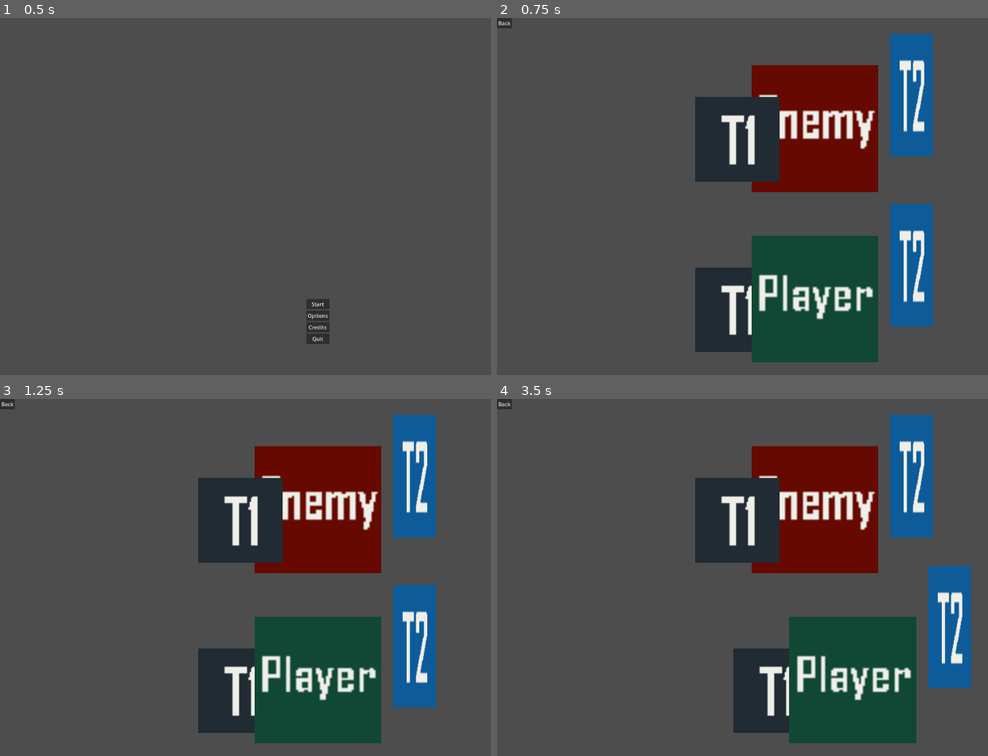
Above: before the commit, frames 1-4 (two rows, left to right).
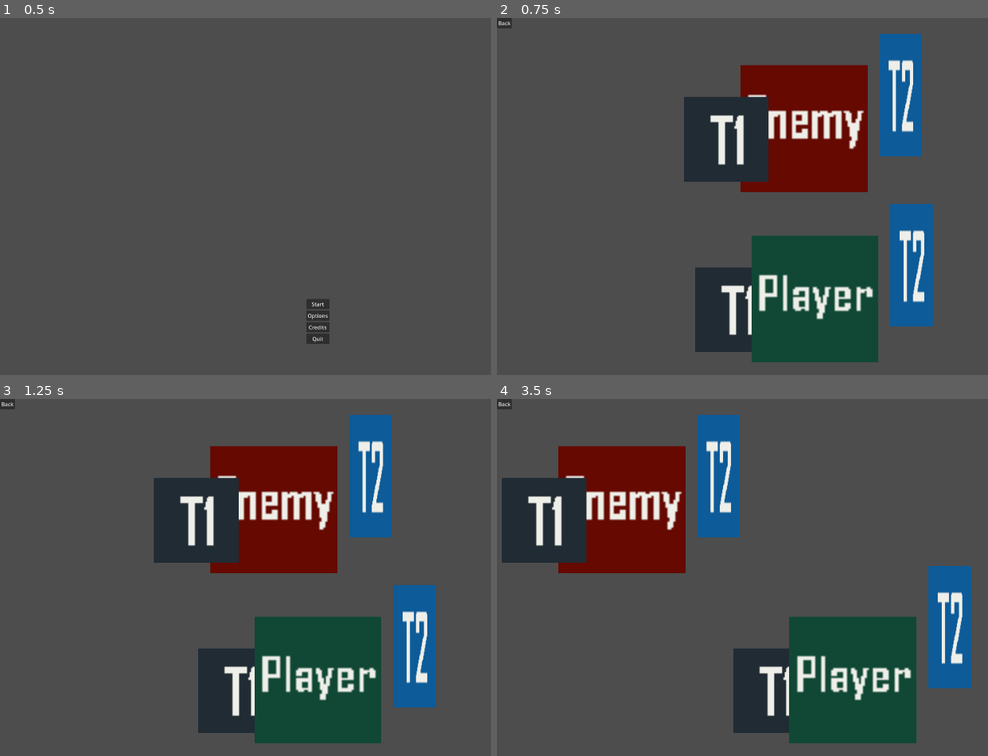
Above: after the commit, the same moments.

Repository: sentientfish/brackygamejam20251
Game: Godot game, scene res://scenes/menu.tscn
Same seed, same stepped clock (60 frames per second), same inputs: the game is played once before the commit and once after it.
Inputs:
- Up to frame 1 (0.5 s): no input
- Up to frame 2 (0.75 s): click "Start" at 0.5 s
- Up to frame 3 (1.25 s): no input
- Up to frame 4 (3.5 s): hold D (move_right) 1.28-2.03 s; tap K (attack) at 1.35, 2.3, 2.85 s; tap J (block) at 1.55, 2.1, 3.05 s; hold S (target_down) 2.03-2.78 s; hold D (move_right) from 2.78 s (still down)

Frame 1 is identical in both runs. In frame 2, 6.1% of the frame differs, in the area x 38-89%, y 4-49%; in frame 3, 14%; in frame 4, 28%, in the area x 0-89%, y 4-49%.

Commit message:
dummy enemy and wall boundaries

Diff:
--- a/scenes/arena.tscn
+++ b/scenes/arena.tscn
@@ -1,15 +1,14 @@
-[gd_scene load_steps=7 format=3 uid="uid://cuaglt8wdr002"]
+[gd_scene load_steps=6 format=3 uid="uid://cuaglt8wdr002"]
 
 [ext_resource type="PackedScene" uid="uid://ch8wdr4iyy5qv" path="res://scenes/player.tscn" id="1_1kr8c"]
 [ext_resource type="Script" path="res://scripts/arena.gd" id="1_om0ey"]
 [ext_resource type="PackedScene" uid="uid://d2keyc5bivfqk" path="res://scenes/enemy.tscn" id="2_yu7fl"]
 
-[sub_resource type="PhysicsMaterial" id="PhysicsMaterial_r1deg"]
+[sub_resource type="PhysicsMaterial" id="PhysicsMaterial_40apj"]
 
-[sub_resource type="RectangleShape2D" id="RectangleShape2D_7vdn6"]
-size = Vector2(221.5, 1080)
-
-[sub_resource type="PhysicsMaterial" id="PhysicsMaterial_ixp6r"]
+[sub_resource type="WorldBoundaryShape2D" id="WorldBoundaryShape2D_bq4ab"]
+normal = Vector2(0.99999, -0.00458711)
+distance = 2.29814
 
 [node name="Arena" type="Node2D"]
 script = ExtResource("1_om0ey")
@@ -17,20 +16,6 @@
 [node name="MarginContainer" type="MarginContainer" parent="."]
 offset_right = 1920.0
 offset_bottom = 1080.0
-
-[node name="LeftWall" type="RigidBody2D" parent="MarginContainer"]
-physics_material_override = SubResource("PhysicsMaterial_r1deg")
-
-[node name="LeftWallCollision" type="CollisionShape2D" parent="MarginContainer/LeftWall"]
-position = Vector2(111.25, 540)
-shape = SubResource("RectangleShape2D_7vdn6")
-
-[node name="RightWall" type="RigidBody2D" parent="MarginContainer"]
-physics_material_override = SubResource("PhysicsMaterial_ixp6r")
-
-[node name="RightWallCollision" type="CollisionShape2D" parent="MarginContainer/RightWall"]
-position = Vector2(1809, 540)
-shape = SubResource("RectangleShape2D_7vdn6")
 
 [node name="Player" parent="." instance=ExtResource("1_1kr8c")]
 position = Vector2(960, 850)
@@ -45,4 +30,16 @@
 offset_bottom = 8.0
 text = "Back"
 
+[node name="ArenaBoundary" type="StaticBody2D" parent="."]
+physics_material_override = SubResource("PhysicsMaterial_40apj")
+
+[node name="LeftBoundary" type="CollisionShape2D" parent="ArenaBoundary"]
+position = Vector2(0, 590)
+shape = SubResource("WorldBoundaryShape2D_bq4ab")
+
+[node name="LeftBoundary2" type="CollisionShape2D" parent="ArenaBoundary"]
+position = Vector2(1920, 590)
+rotation = -3.14159
+shape = SubResource("WorldBoundaryShape2D_bq4ab")
+
 [connection signal="pressed" from="ArenaBackButton" to="." method="_on_arena_back_button_pressed"]
--- a/scenes/enemy.gd
+++ b/scenes/enemy.gd
@@ -14,17 +14,26 @@
 @export var stat_block_damage: float = 0.0
 @export var stat_speed: float = 200.0
 
+@export var current_health: float = stat_health
+@export var current_attack: float = stat_attack
+@export var current_block_damage: float = 0.0
+@export var current_speed: float = 200.0
+
 func _physics_process(delta: float) -> void:
-	pass
-	#velocity.x = move_direction * stat_speed
+	velocity.x = move_direction * stat_speed
 
-	#var collision_info = move_and_collide(velocity)
-	#if collision_info:
-		#move_direction *= -1
+	var collision_info = move_and_collide(velocity * delta)
+	if collision_info:
+		move_direction *= -1
 
 func attacked(damage: int, action_direction: Enums.ActionDirection):
 	print("Enemy being attacked! damage " + str(damage) + ", direction: " + str(action_direction))
 	if blocking[action_direction]:
-		print("Blocked the attack!")
+		print("Enemy blocked the attack!")
 	else:
-		print("Got hit!")
+		print("Enemy hit!")
+		current_health -= damage
+		print("Current enemy health: " + str(current_health))
+		if current_health <= 0:
+			print("Enemy died!")
+			queue_free()
--- a/scenes/player.tscn
+++ b/scenes/player.tscn
@@ -14,8 +14,8 @@
 [sub_resource type="RectangleShape2D" id="RectangleShape2D_qrqje"]
 size = Vector2(192, 76)
 
-[sub_resource type="RectangleShape2D" id="RectangleShape2D_0y04h"]
-size = Vector2(239, 42)
+[sub_resource type="RectangleShape2D" id="RectangleShape2D_xdwk7"]
+size = Vector2(238, 42)
 
 [sub_resource type="RectangleShape2D" id="RectangleShape2D_2hsp2"]
 size = Vector2(238.5, 42)
@@ -33,26 +33,26 @@
 tracks/0/type = "value"
 tracks/0/imported = false
 tracks/0/enabled = true
-tracks/0/path = NodePath("Sword/SwordAreaUp:monitoring")
-tracks/0/interp = 1
-tracks/0/loop_wrap = true
-tracks/0/keys = {
-"times": PackedFloat32Array(0, 0.25, 0.5),
-"transitions": PackedFloat32Array(1, 1, 1),
-"update": 1,
-"values": [false, true, false]
+tracks/0/path = NodePath("Sword/SwordSprite:position")
+tracks/0/interp = 1
+tracks/0/loop_wrap = true
+tracks/0/keys = {
+"times": PackedFloat32Array(0, 0.25, 0.5),
+"transitions": PackedFloat32Array(1, 1, 1),
+"update": 1,
+"values": [Vector2(146, -50), Vector2(146, -80), Vector2(146, -50)]
 }
 tracks/1/type = "value"
 tracks/1/imported = false
 tracks/1/enabled = true
-tracks/1/path = NodePath("Sword/SwordSprite:position")
+tracks/1/path = NodePath("Sword/SwordAreaUp:monitoring")
 tracks/1/interp = 1
 tracks/1/loop_wrap = true
 tracks/1/keys = {
 "times": PackedFloat32Array(0, 0.25, 0.5),
 "transitions": PackedFloat32Array(1, 1, 1),
 "update": 1,
-"values": [Vector2(146, -50), Vector2(146, -80), Vector2(146, -50)]
+"values": [false, true, false]
 }
 
 [sub_resource type="Animation" id="Animation_lld8y"]
@@ -60,19 +60,19 @@
 tracks/0/type = "value"
 tracks/0/imported = false
 tracks/0/enabled = true
-tracks/0/path = NodePath("Sword/SwordAreaUp:monitoring")
-tracks/0/interp = 1
-tracks/0/loop_wrap = true
-tracks/0/keys = {
-"times": PackedFloat32Array(0),
-"transitions": PackedFloat32Array(1),
-"update": 1,
-"values": [true]
+tracks/0/path = NodePath("Sword/SwordAreaMiddle:monitoring")
+tracks/0/interp = 1
+tracks/0/loop_wrap = true
+tracks/0/keys = {
+"times": PackedFloat32Array(0),
+"transitions": PackedFloat32Array(1),
+"update": 1,
+"values": [false]
 }
 tracks/1/type = "value"
 tracks/1/imported = false
 tracks/1/enabled = true
-tracks/1/path = NodePath("Sword/SwordAreaMiddle:monitoring")
+tracks/1/path = NodePath("Sword/SwordAreaDown:monitoring")
 tracks/1/interp = 1
 tracks/1/loop_wrap = true
 tracks/1/keys = {
@@ -84,38 +84,38 @@
 tracks/2/type = "value"
 tracks/2/imported = false
 tracks/2/enabled = true
-tracks/2/path = NodePath("Sword/SwordAreaDown:monitoring")
+tracks/2/path = NodePath("Sword/SwordSprite:position")
 tracks/2/interp = 1
 tracks/2/loop_wrap = true
 tracks/2/keys = {
 "times": PackedFloat32Array(0),
 "transitions": PackedFloat32Array(1),
-"update": 1,
-"values": [false]
+"update": 0,
+"values": [Vector2(146, -51)]
 }
 tracks/3/type = "value"
 tracks/3/imported = false
 tracks/3/enabled = true
-tracks/3/path = NodePath("Sword/SwordSprite:position")
+tracks/3/path = NodePath("Shield/ShieldSprite:position")
 tracks/3/interp = 1
 tracks/3/loop_wrap = true
 tracks/3/keys = {
 "times": PackedFloat32Array(0),
 "transitions": PackedFloat32Array(1),
 "update": 0,
-"values": [Vector2(146, -51)]
+"values": [Vector2(-117, 16)]
 }
 tracks/4/type = "value"
 tracks/4/imported = false
 tracks/4/enabled = true
-tracks/4/path = NodePath("Shield/ShieldSprite:position")
+tracks/4/path = NodePath("Sword/SwordAreaUp:monitoring")
 tracks/4/interp = 1
 tracks/4/loop_wrap = true
 tracks/4/keys = {
 "times": PackedFloat32Array(0),
 "transitions": PackedFloat32Array(1),
-"update": 0,
-"values": [Vector2(-117, 16)]
+"update": 1,
+"values": [false]
 }
 
 [sub_resource type="Animation" id="Animation_f7bs3"]
@@ -274,10 +274,11 @@
 texture = ExtResource("3_whgb4")
 
 [node name="SwordAreaUp" type="Area2D" parent="Sword"]
+monitoring = false
 
 [node name="SwordCollisionUp" type="CollisionShape2D" parent="Sword/SwordAreaUp"]
 position = Vector2(0, -345)
-shape = SubResource("RectangleShape2D_0y04h")
+shape = SubResource("RectangleShape2D_xdwk7")
 
 [node name="SwordAreaMiddle" type="Area2D" parent="Sword"]
 monitoring = false
--- a/scripts/player.gd
+++ b/scripts/player.gd
@@ -89,7 +89,7 @@
 func attacked(damage: int, action_direction: Enums.ActionDirection):
 	print("Player being attacked! damage " + str(damage) + ", direction: " + str(action_direction))
 	if blocking[action_direction]:
-		print("Blocked the attack!")
+		print("Player blocked the attack!")
 	else:
 		print("Got hit!")
 
